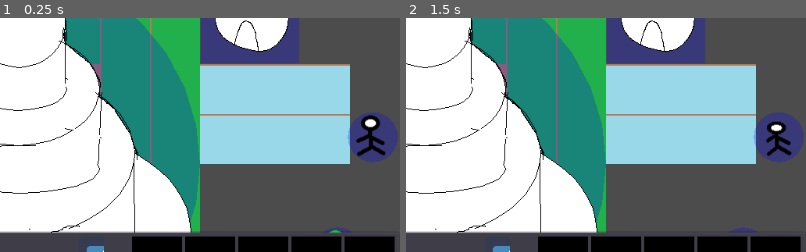
Above: before the commit, frames 1-2 (left to right).
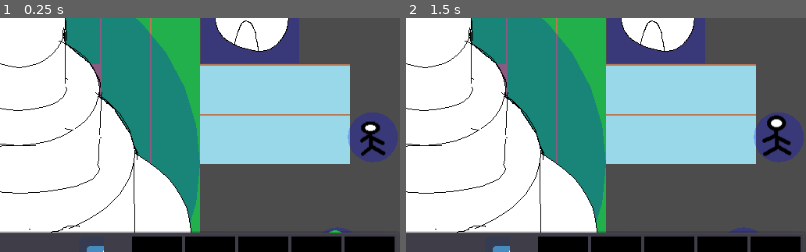
Above: after the commit, the same moments.

Repository: ChunYinCheong/2D_RTS
Game: Godot game, scene res://src/World.tscn
The game is run twice, just before and just after one commit, with the same random seed, the same clock (stepped at 60 frames per second) and the same inputs. The engine's default icon, where the game draws it, is replaced by a stand-in: a white triangle on a blue panel in a dark square.
Inputs (mouse positions are % of the whole screen's width and height, from its top left):
- Up to frame 1 (0.25 s): no input
- Up to frame 2 (1.5 s): click (70, 71) at 0.5 s; click (76, 71) at 1.25 s
The pictures show only the part of the screen within x 50-100%, y 19-69%; the shares and areas given below are measured in that part.

The runs differ from the first frame. In frame 1, 0.4% of the frame differs, in the area x 89-95%, y 41-59%; in frame 2, 0.4%.

Commit message:
add Timer for spawn

Diff:
--- a/data/Abilities/Bugs/SmallBug/SmallBugEvolutionBonus.tscn
+++ b/data/Abilities/Bugs/SmallBug/SmallBugEvolutionBonus.tscn
@@ -6,4 +6,6 @@
 ability_name = "SmallBugEvolutionBonus"
 passive = true
 technology_id = "bug_evolution"
-attack_speed_per_level = 1.0
+max_hp_per_level = 50.0
+hp_regen_per_level = 1.0
+attack_damage_per_level = 1.0
--- /dev/null
+++ b/data/Level/BugEvolutionTimer.gd
@@ -0,0 +1,25 @@
+extends Timer
+
+
+# Declare member variables here. Examples:
+# var a = 2
+# var b = "text"
+
+
+# Called when the node enters the scene tree for the first time.
+func _ready():
+	pass # Replace with function body.
+
+
+# Called every frame. 'delta' is the elapsed time since the previous frame.
+#func _process(delta):
+#	pass
+
+
+func _on_BugEvolutionTimer_timeout():
+	for player in get_tree().get_nodes_in_group("Player"):
+		if player.player_index == 2:
+			for tech in player.technologies:
+				if tech.technology_id == "bug_evolution":
+					tech.technology_level += 1
+	pass # Replace with function body.
--- /dev/null
+++ b/data/Level/BugSpawnTimer.gd
@@ -0,0 +1,26 @@
+extends Timer
+
+
+var count = 0
+
+func _on_BugSpawnTimer_timeout():
+	count += 10
+	$Timer.start()
+	pass # Replace with function body.
+
+
+func _on_Timer_timeout():
+	count -= 1
+	if count <= 0:
+		$Timer.stop()
+	for n in get_tree().get_nodes_in_group("BugNest"):
+		var u = preload("res://data/Units/Bugs/SmallBug/SmallBug.tscn").instance()
+		u.player_index = n.player_index
+		get_tree().current_scene.add_child(u)
+		u.global_position = n.global_position
+		u.set_command({
+			"ability_id":"attack",
+			"unit":null,
+			"position": Vector2(),
+		})
+	pass # Replace with function body.
--- a/data/Units/Alchemist/Alchemist.tscn
+++ b/data/Units/Alchemist/Alchemist.tscn
@@ -15,6 +15,7 @@
 [node name="AnimatedSprite" parent="." index="2"]
 frames = ExtResource( 4 )
 animation = "run"
+frame = 1
 playing = true
 
 [node name="Move" parent="UnitAbilities" index="0" instance=ExtResource( 2 )]
--- a/data/Units/Base/Base.tscn
+++ b/data/Units/Base/Base.tscn
@@ -14,7 +14,11 @@
 [node name="CollisionShape2D" parent="." index="0"]
 shape = SubResource( 1 )
 
-[node name="CollisionShape2D2" type="CollisionShape2D" parent="SelectionArea" index="1"]
+[node name="UnitAttributes" parent="." index="8"]
+max_hp = 10000.0
+hp_regen = 10.0
+
+[node name="CollisionShape2D2" type="CollisionShape2D" parent="SelectionArea" index="0"]
 shape = SubResource( 2 )
 
 [node name="Sprite" type="Sprite" parent="." index="12"]
--- a/data/Units/Bugs/BugNest/BugNest.tscn
+++ b/data/Units/Bugs/BugNest/BugNest.tscn
@@ -7,14 +7,15 @@
 [sub_resource type="CircleShape2D" id=1]
 radius = 32.0
 
-[node name="BugNest" instance=ExtResource( 1 )]
+[node name="BugNest" groups=[
+"BugNest",
+] instance=ExtResource( 1 )]
 
 [node name="CollisionShape2D" type="CollisionShape2D" parent="SelectionArea" index="0"]
 shape = SubResource( 1 )
 
 [node name="SpawnTimer" type="Timer" parent="." index="12"]
 wait_time = 5.0
-autostart = true
 script = ExtResource( 2 )
 
 [node name="Sprite" type="Sprite" parent="." index="13"]
--- a/data/Units/Bugs/SmallBug/SmallBug.tscn
+++ b/data/Units/Bugs/SmallBug/SmallBug.tscn
@@ -15,12 +15,12 @@
 [node name="SmallBugEvolutionBonus" parent="UnitAbilities" index="1" instance=ExtResource( 3 )]
 
 [node name="UnitAttributes" parent="." index="8"]
-max_hp = 300.0
-hp_regen = 10.0
-attack_damage = 10.0
+max_hp = 250.0
+hp_regen = 5.0
+attack_damage = 5.0
 attack_speed = 1.0
-attack_range = 300.0
-movement_speed = 300.0
+attack_range = 64.0
+movement_speed = 250.0
 
 [node name="CollisionShape2D" type="CollisionShape2D" parent="SelectionArea" index="0"]
 shape = SubResource( 1 )
--- a/project.godot
+++ b/project.godot
@@ -41,6 +41,26 @@
 "events": [ Object(InputEventMouseButton,"resource_local_to_scene":false,"resource_name":"","device":0,"alt":false,"shi …(212 unchanged characters)…
  ]
 }
+speed_up={
+"deadzone": 0.5,
+"events": [ Object(InputEventKey,"resource_local_to_scene":false,"resource_name":"","device":0,"alt":false,"shift":false,"control":false,"meta":false,"command":false,"pressed":false,"scancode":16777349,"unicode":0,"echo":false,"script":null)
+ ]
+}
+speed_down={
+"deadzone": 0.5,
+"events": [ Object(InputEventKey,"resource_local_to_scene":false,"resource_name":"","device":0,"alt":false,"shift":false,"control":false,"meta":false,"command":false,"pressed":false,"scancode":16777347,"unicode":0,"echo":false,"script":null)
+ ]
+}
+speed_reset={
+"deadzone": 0.5,
+"events": [ Object(InputEventKey,"resource_local_to_scene":false,"resource_name":"","device":0,"alt":false,"shift":false,"control":false,"meta":false,"command":false,"pressed":false,"scancode":16777345,"unicode":0,"echo":false,"script":null)
+ ]
+}
+speed_pause={
+"deadzone": 0.5,
+"events": [ Object(InputEventKey,"resource_local_to_scene":false,"resource_name":"","device":0,"alt":false,"shift":false,"control":false,"meta":false,"command":false,"pressed":false,"scancode":16777346,"unicode":0,"echo":false,"script":null)
+ ]
+}
 
 [rendering]
 
--- a/src/Abilities/Attack.gd
+++ b/src/Abilities/Attack.gd
@@ -20,7 +20,7 @@
 	if target_unit:
 		target_position = target_unit.global_position
 		if unit.attack_cd <= 0:
-			if (target_position - unit.global_position).length() > unit.attack_range:
+			if (target_position - unit.global_position).length() > (unit.attack_range + target_unit.collision_size):
 				unit.move(delta,target_position)
 			else:
 				if not target_unit.dead:
--- /dev/null
+++ b/src/GameTime.gd
@@ -0,0 +1,36 @@
+extends Node
+
+
+# Declare member variables here. Examples:
+# var a = 2
+# var b = "text"
+var second = 0
+var minute = 0
+var hour = 0
+
+
+# Called when the node enters the scene tree for the first time.
+func _ready():
+	pass # Replace with function body.
+
+
+# Called every frame. 'delta' is the elapsed time since the previous frame.
+func _process(delta):
+	second += delta
+	if second >= 60:
+		second -= 60
+		minute += 1
+		if minute >= 60:
+			minute -= 60
+			hour += 1
+	pass
+
+func _unhandled_input(event):
+	if event.is_action_pressed("speed_up"):
+		Engine.time_scale *= 2
+	if event.is_action_pressed("speed_down"):
+		Engine.time_scale *= 0.5
+	if event.is_action_pressed("speed_reset"):
+		Engine.time_scale = 1
+	if event.is_action_pressed("speed_pause"):
+		Engine.time_scale = 0
--- a/src/World.tscn
+++ b/src/World.tscn
@@ -12,6 +12,9 @@
 [ext_resource path="res://data/Units/Base/Base.tscn" type="PackedScene" id=10]
 [ext_resource path="res://src/World.gd" type="Script" id=11]
 [ext_resource path="res://src/System/PlayerController.tscn" type="PackedScene" id=12]
+[ext_resource path="res://data/Level/BugEvolutionTimer.gd" type="Script" id=13]
+[ext_resource path="res://data/Level/BugSpawnTimer.gd" type="Script" id=14]
+[ext_resource path="res://src/GameTime.gd" type="Script" id=15]
 
 [sub_resource type="TileSet" id=1]
 0/name = "tilesheet.png 0"
@@ -99,5 +102,24 @@
 
 [node name="Base" parent="." instance=ExtResource( 10 )]
 player_index = 1
+hp = 10000
+
+[node name="BugEvolutionTimer" type="Timer" parent="."]
+wait_time = 300.0
+autostart = true
+script = ExtResource( 13 )
+
+[node name="BugSpawnTimer" type="Timer" parent="."]
+wait_time = 300.0
+autostart = true
+script = ExtResource( 14 )
+
+[node name="Timer" type="Timer" parent="BugSpawnTimer"]
+
+[node name="GameTime" type="Node" parent="."]
+script = ExtResource( 15 )
 [connection signal="die" from="Alchemist" to="." method="_on_Alchemist_die"]
 [connection signal="die" from="Base" to="." method="_on_Base_die"]
+[connection signal="timeout" from="BugEvolutionTimer" to="BugEvolutionTimer" method="_on_BugEvolutionTimer_timeout"]
+[connection signal="timeout" from="BugSpawnTimer" to="BugSpawnTimer" method="_on_BugSpawnTimer_timeout"]
+[connection signal="timeout" from="BugSpawnTimer/Timer" to="BugSpawnTimer" method="_on_Timer_timeout"]
Not shown: 1 places in src/World.tscn that only renumber resources
